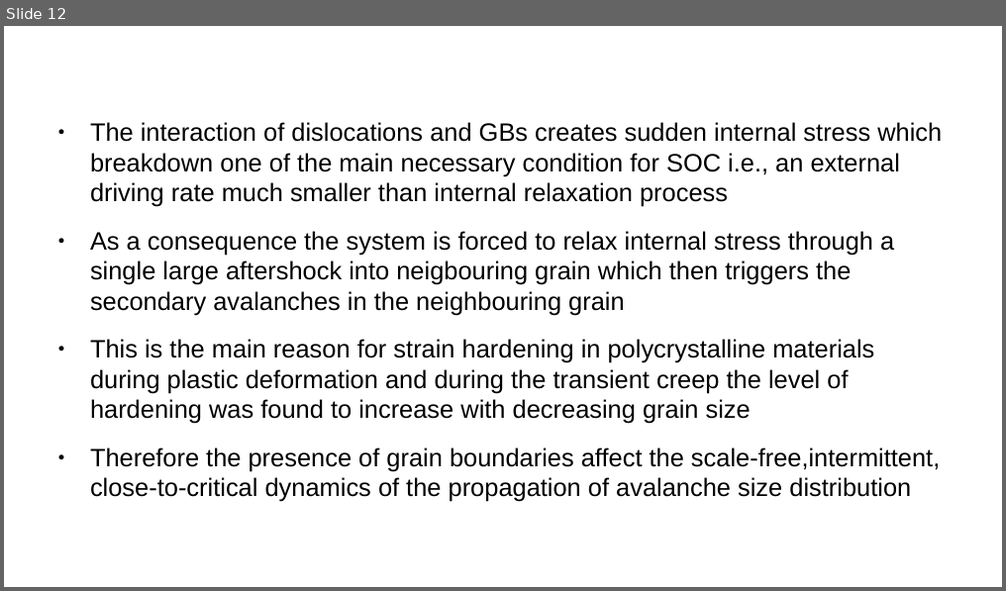
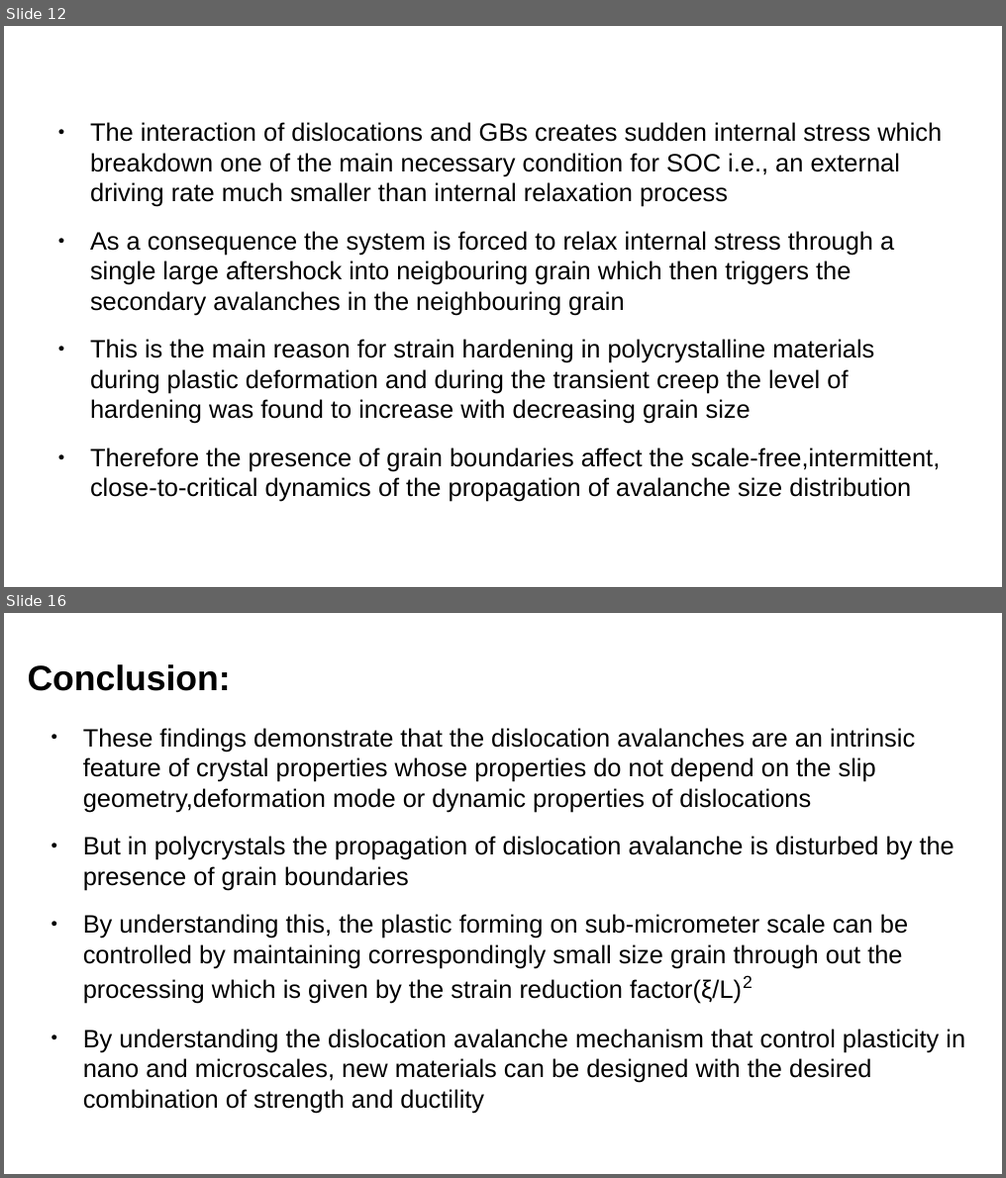
Before and after one commit to ARUN-PRAKASH-95/Journal-club, a slide deck: Presentation/Journalclub.odp. Shown one above the other, each under a label of ours: slide 12 before the commit, slides 12 and 16 after it; the slides between them are not shown. The pictures are 1006x591 and 1006x1178 pixels, drawn with LibreOffice and Linux fonts; fonts in the diff are those of the drawing. Boxes give left, top, right and bottom in pixels: in the first picture for what was removed or moved away, otherwise in the second. Text is boxed around its words. In the diff, an @@ line names an element or a change of style, - is before the commit and + after.

```diff
--- a/Presentation/Journalclub.odp
+++ b/Presentation/Journalclub.odp
@@ slide 16 added at box(4, 613, 1002, 1174), background #FFFFFF @@
@@ title added at box(28, 664, 231, 691), 28 pt, text #000000, bold @@
+Conclusion:
@@ text added at box(83, 728, 965, 1113), 20 pt, text #000000 @@
+● These findings demonstrate that the dislocation avalanches are an intrinsic feature of crystal properties whose properties do not depend on the slip geometry,deformation mode or dynamic properties of dislocations
+● But in polycrystals the propagation of dislocation avalanche is disturbed by the presence of grain boundaries
+● By understanding this, the plastic forming on sub-micrometer scale can be controlled by maintaining correspondingly small size grain through out the processing which is given by the strain reduction factor(ξ/L)2
+● By understanding the dislocation avalanche mechanism that control plasticity in nano and microscales, new materials can be designed with the desired combination of strength and ductility
```
Also in this commit, not shown: 5 slides changed, 3 other slides added, 3 other files.
